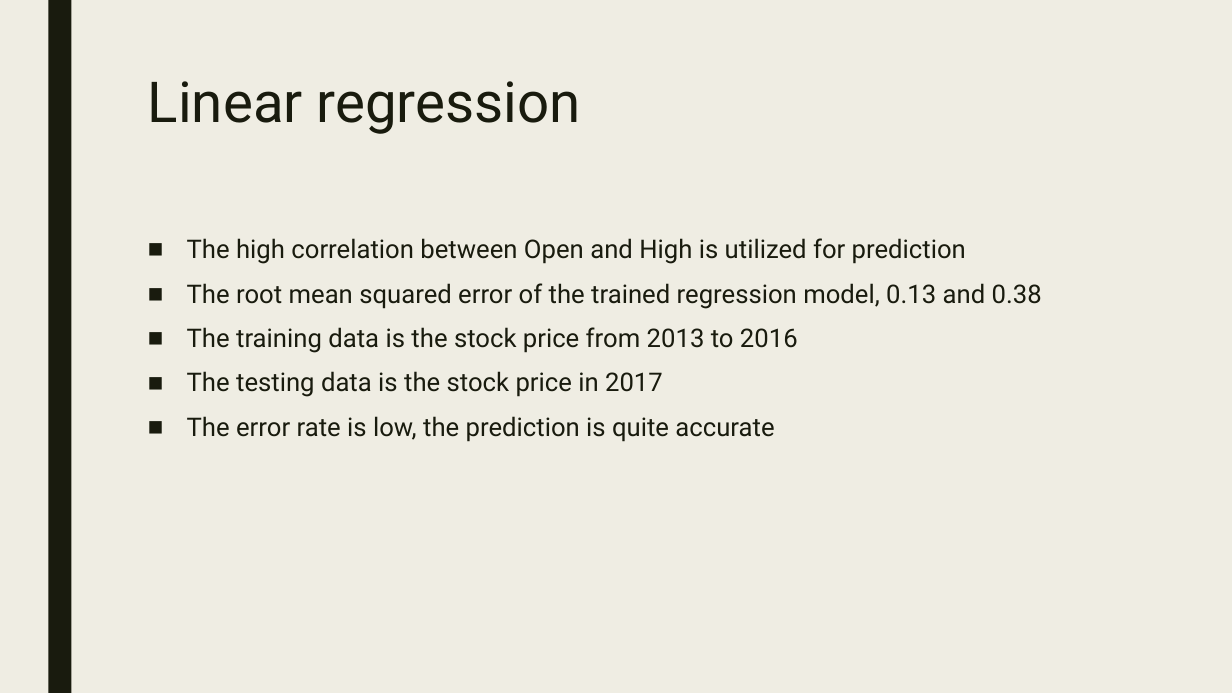
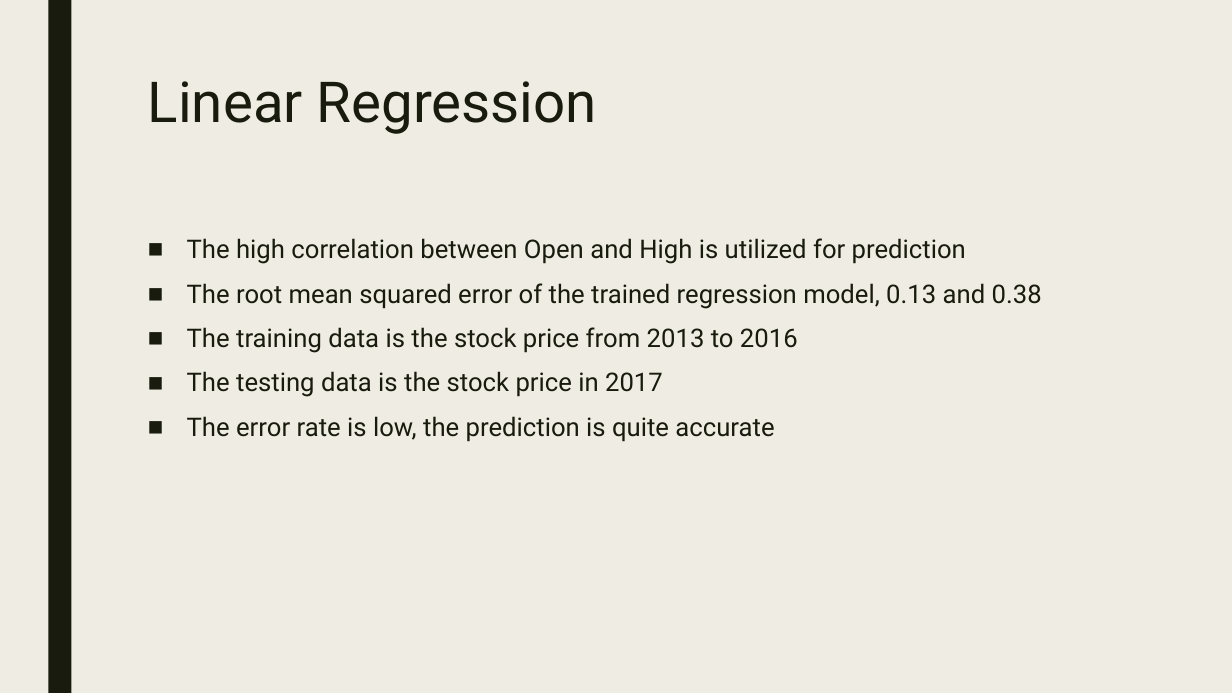
Before and after one commit to dante825/rGroupProj, a slide deck: slide 10 of documentation/presentationSlides.pptx. Drawn at 1232x693 pixels with LibreOffice and Linux fonts; fonts in the diff are those of the drawing. Boxes give left, top, right and bottom in pixels: in the first picture for what was removed or moved away, otherwise in the second. Text is boxed around its words. In the diff, an @@ line names an element or a change of style, - is before the commit and + after.

```diff
--- a/documentation/presentationSlides.pptx
+++ b/documentation/presentationSlides.pptx
@@ title at (148, 81, 597, 134): text changed @@
-Linear regression
+Linear Regression
```
Also in this commit, not shown: 7 other slides changed.
